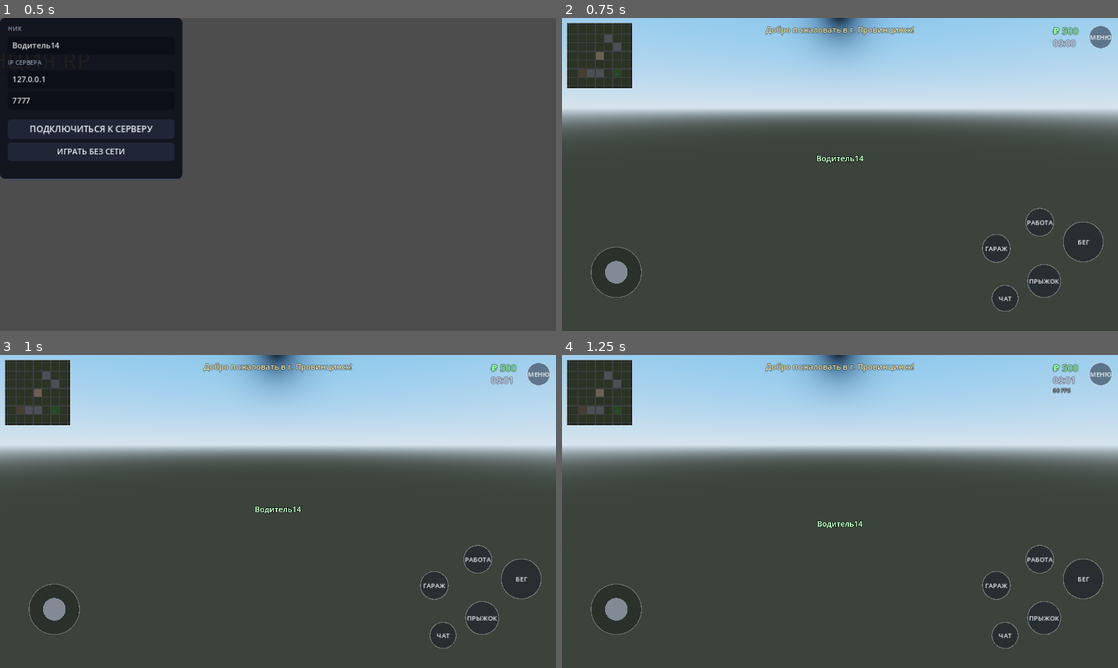
Above: before the commit, frames 1-4 (two rows, left to right).
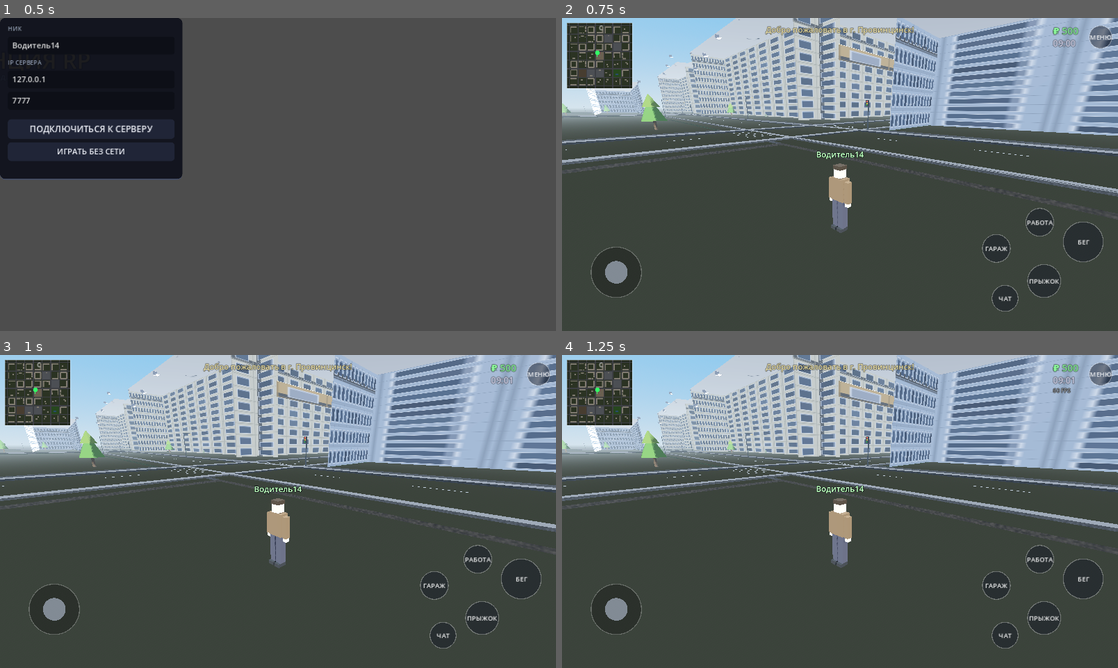
Above: after the commit, the same moments.

Repository: mimistr036-coder/launcher
Game: Godot game, scene res://br/boot.tscn
Same seed, same stepped clock (60 frames per second), same inputs: the game is played once before the commit and once after it.
Inputs:
- Up to frame 1 (0.5 s): no input
- Up to frame 2 (0.75 s): click "ИГРАТЬ БЕЗ СЕТИ" at 0.5 s
- Up to frame 3 (1 s): no input
- Up to frame 4 (1.25 s): no input

Frame 1 is identical in both runs. In frame 2, 27% of the frame differs, in the area x 0-100%, y 0-69%; in frame 3, 27%; in frame 4, 27%.
Error before the commit: Parse Error: Identifier "color" not declared in the current scope. (res://br/texture_lib.gd:164)

Commit message:
fix: фасад собирает свой материал (текстура+свечение), а не хвост flat()
Co-authored-by: arena-agent <297053741+arena-agent@users.noreply.github.com>

Diff:
--- a/game/br/texture_lib.gd
+++ b/game/br/texture_lib.gd
@@ -161,12 +161,14 @@
 				img.set_pixel(clampi(wx - 1, 0, w - 1), clampi(wy + yy2, 0, h - 1), Color(0.92, 0.92, 0.9))
 				img.set_pixel(clampi(wx + ww, 0, w - 1), clampi(wy + yy2, 0, h - 1), Color(0.92, 0.92, 0.9))
 	var m := StandardMaterial3D.new()
-	m.albedo_color = color
-	m.metallic = metallic
-	m.roughness = rough
-	if unshaded:
-		m.shading_mode = BaseMaterial3D.SHADING_MODE_UNSHADED
-	_cache()[key] = m
+	m.albedo_texture = ImageTexture.create_from_image(img)
+	m.emission_enabled = true
+	m.emission_texture = ImageTexture.create_from_image(emis)
+	m.emission = Color(1, 1, 1)
+	m.emission_energy_multiplier = 0.0
+	m.roughness = 0.95
+	_cache()[key] = m
+	_night_mats().append([m, 1.9])
 	return m
 
 
